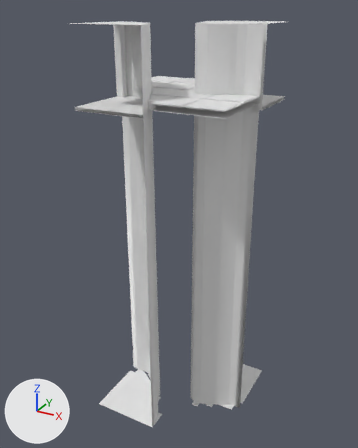
Before and after pictures for a commit that changed the FBX model Assets/Data/Level/Biomes/AbyssalRuins/Models/K_Floor_Drop_D.fbx.
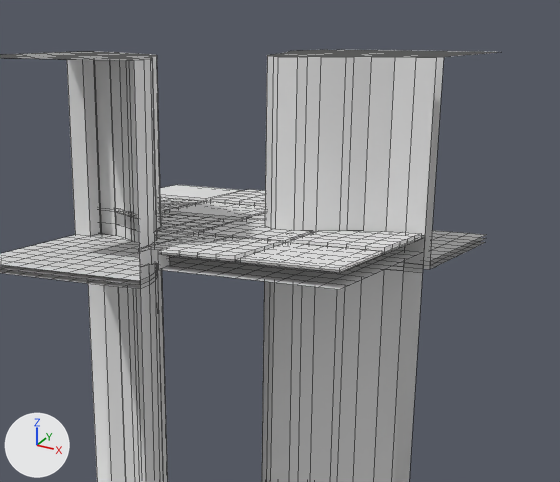
The first picture shows the older version from a camera (50 mm lens) standing at (7.63, -14.29, 2.45) and looking at (-0.24, 0.02, -4.7). The close-ups show the older and then the newer version on the part from 24% to 88% of the width and 0% to 44% of the height of that picture. Only the edits that show in the close-ups are written down. Every picture has the same lights, and +X, +Y and +Z are marked at lower left. The close-ups show mesh edges as thin lines. Where no turn or scale is listed for an object, it has been applied to the vertices.

Objects in the first close-up: 'K_Floor_Drop_D', 'K_Floor_Drop_D_ColGround0', 'K_Floor_Drop_D_ColWaterBlocker3', 'K_Floor_Drop_D_ColWaterSurface3'.
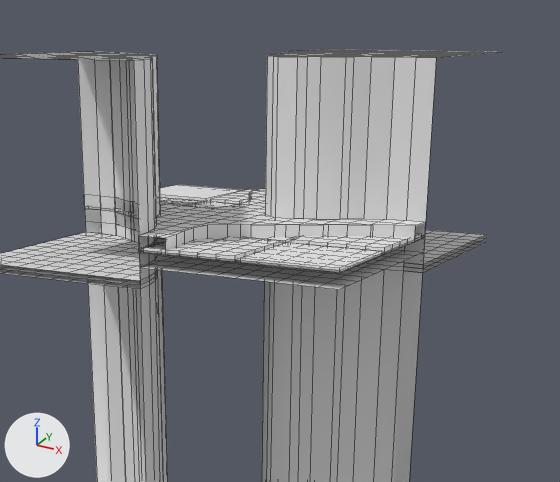
The change, as a list of edits to the scene's bpy script:
```text
Add mat_cliff:
    mat_cliff = principled_material('Cliff')
    mat_cliff.base_color = (0.8, 0.8, 0.8)  # white #e7e7e7
Change me_k_floor_drop_d:
    used by ob_k_floor_drop_d; location = (0.0, 0.0, 0.0)
    remove me_k_floor_drop_d.from_pydata(...)  # 892 vertices, 690 faces; spans x -2.5..2.5, y -2.5..2.5, z -12.0..0.04
    add me_k_floor_drop_d.from_pydata(...)  # 1112 vertices, 904 faces; spans x -2.5..2.5, y -2.5..2.5, z -12.0..0.16
    me_k_floor_drop_d part 1: 1 vertex removed from x 0.27, y -2.23, z -0.03; 221 vertices added at x -2.5..2.5, y -2.5..2.5, z -0.03..0.16
    add me_k_floor_drop_d.materials.append(mat_cliff)  # white #e7e7e7
Change me_k_floor_drop_d_colground0:
    used by ob_k_floor_drop_d_colground0; location = (0.0, 0.0, 0.0)
    verts and faces of me_k_floor_drop_d_colground0; kept vertices keep their numbers, new ones are numbered from 566
    before: 260 (0.0, -2.25, 0.0) at pixel (150, 246), 262 (0.25, -2.25, 0.0), 272 (0.0, -2.5, 0.0) at pixel (139, 249), 273 (0.25, -2.5, 0.0) at pixel (157, 251), 329 (0.0, -2.25, -0.2) at pixel (151, 264)
    before: 330 (0.25, -2.25, -0.2) at pixel (169, 265), 331 (0.0, -2.5, -0.2) at pixel (139, 267), 332 (0.25, -2.5, -0.2) at pixel (158, 269)
    remove me_k_floor_drop_d_colground0.from_pydata(...)  # 566 vertices, 524 faces; spans x -2.5..2.5, y -2.5..2.5, z -0.2..0.0
    add me_k_floor_drop_d_colground0.from_pydata(...)  # 566 vertices, 523 faces; spans x -2.5..2.5, y -2.5..2.5, z -0.2..0.0
    me_k_floor_drop_d_colground0 part 4
    add delete_faces([(260, 272, 331, 329), (260, 329, 330, 262), (262, 330, 332, 273)])
    add faces += [(260, 272, 273, 262), (329, 330, 332, 331)]
Change me_k_floor_drop_d_colwaterblocker3:
    used by ob_k_floor_drop_d_colwaterblocker3; location = (0.0, 0.0, 0.0)
    verts and faces of me_k_floor_drop_d_colwaterblocker3; kept vertices keep their numbers, new ones are numbered from 496
    before: 115 (-2.25, 0.0, 2.0) at pixel (92, 51), 116 (-2.5, 0.0, 2.0) at pixel (77, 51), 130 (-2.25, -0.25, 2.0) at pixel (81, 52), 131 (-2.5, -0.25, 2.0) at pixel (66, 52), 265 (-2.5, 0.0, -0.4)
    before: 266 (-2.25, 0.0, -0.4), 272 (-2.25, -0.25, -0.4), 281 (-2.5, -0.25, -0.4)
    remove me_k_floor_drop_d_colwaterblocker3.from_pydata(...)  # 496 vertices, 460 faces; spans x -2.5..2.5, y -2.5..2.5, z -0.4..2.0
    add me_k_floor_drop_d_colwaterblocker3.from_pydata(...)  # 496 vertices, 457 faces; spans x -2.5..2.5, y -2.5..2.5, z -0.4..2.0
    me_k_floor_drop_d_colwaterblocker3 part 2
    11 faces are deleted
    9 new faces join them
    me_k_floor_drop_d_colwaterblocker3 part 3
    add delete_faces([(115, 116, 265, 266), (115, 266, 272, 130), (130, 272, 281, 131)])
    add faces += [(115, 116, 131, 130), (265, 266, 272, 281)]
```

Boxes [x1, y1, x2, y2] around the edits, measured in the close-ups (560 x 482 px; the box of a moved part takes in the faces that stretch with it):
'K_Floor_Drop_D', reshaped: before [88, 185, 425, 482]; after [85, 185, 426, 482]
'K_Floor_Drop_D_ColGround0', reshaped: before [99, 200, 425, 289]; after [84, 200, 425, 289]
part 1 of me_k_floor_drop_d, built on (mostly hidden before): before [154, 245, 171, 248]; after [115, 189, 426, 255]
part 2 of me_k_floor_drop_d_colwaterblocker3, moved or reshaped: before [386, 56, 444, 269]; after [386, 56, 436, 269]
part 3 of me_k_floor_drop_d_colwaterblocker3, moved or reshaped (not visible afterwards): before [67, 59, 100, 236]
part 4 of me_k_floor_drop_d_colground0, moved or reshaped: before [139, 247, 170, 270]; after [140, 249, 168, 270]
